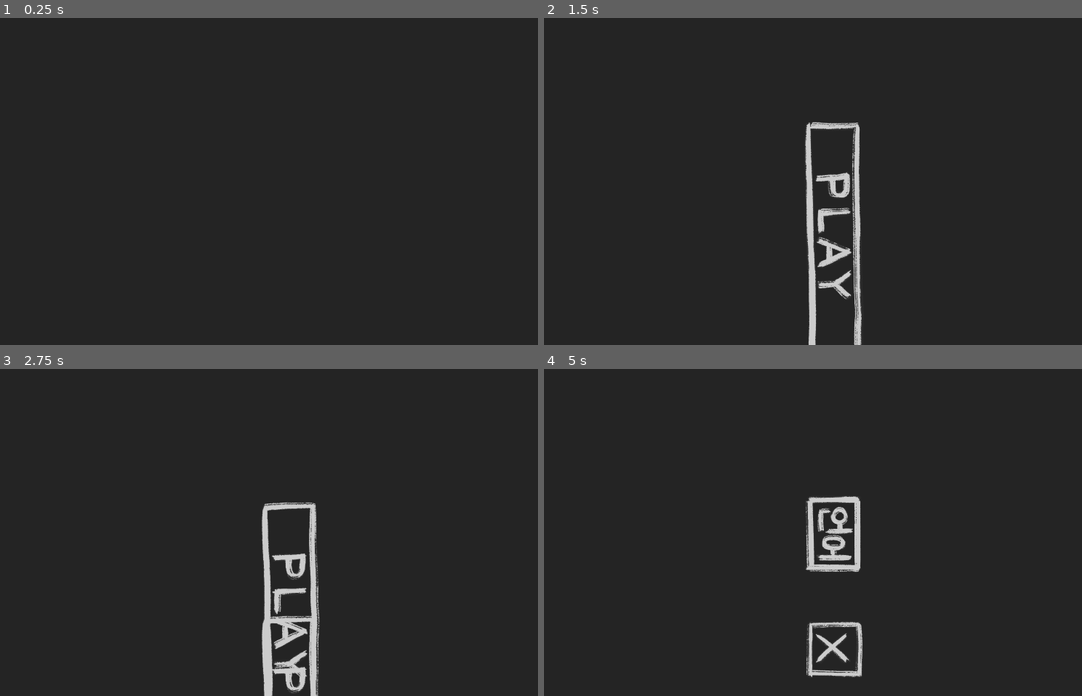
Above: before the commit, frames 1-4 (two rows, left to right).
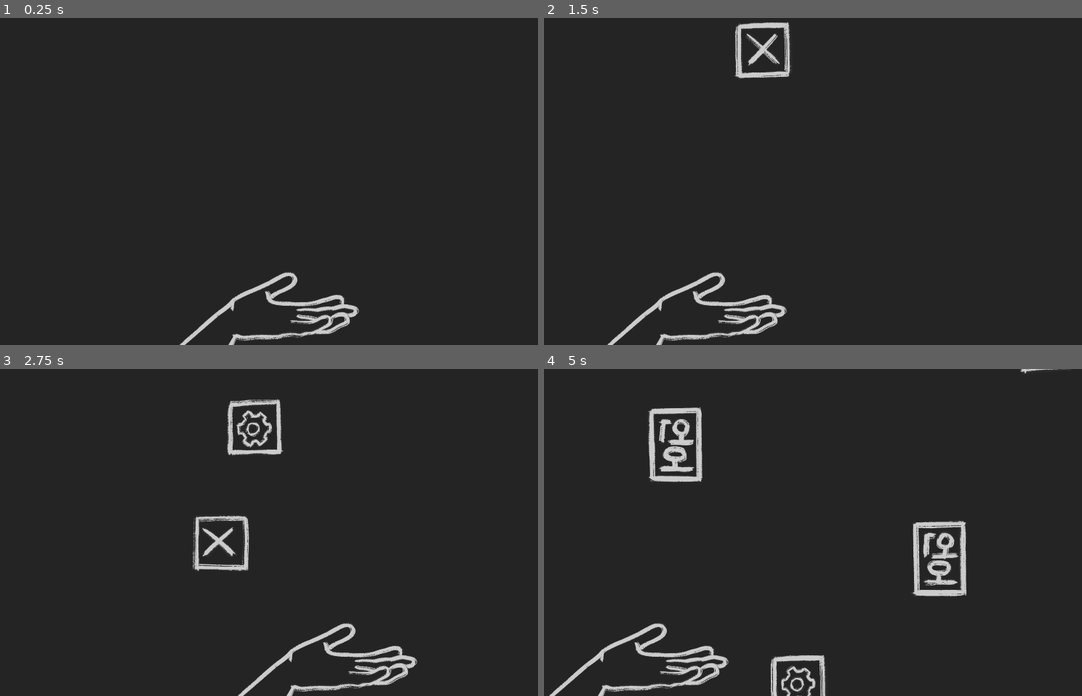
Above: after the commit, the same moments.

Repository: Floxicek/TurnMeOn-PGJ
Game: Godot game, scene res://scenes/levels/level_falling.tscn
Same seed, same stepped clock (60 frames per second), same inputs: the game is played once before the commit and once after it. This scene is started directly instead of the project's main scene.
Inputs (mouse positions are in pixels of both pictures, inside the frame that each line leads up to):
- Up to frame 1 (0.25 s): no input
- Up to frame 2 (1.5 s): tap Enter at 0.5 s; move the mouse to (963, 165) at 0.52 s; hold D (RIGHT) 0.53-1.28 s; tap K (START_KEYBOARD_CONTROL) at 0.6 s; move the mouse to (716, 197) at 1.27 s; hold S (DOWN) from 1.28 s (still down); click (716, 197) at 1.35 s
- Up to frame 3 (2.75 s): move the mouse to (349, 460) at 2.02 s; release S (DOWN) at 2.03 s; hold D (RIGHT) from 2.03 s (still down); tap K (START_KEYBOARD_CONTROL) at 2.1 s
- Up to frame 4 (5 s): move the mouse to (807, 597) at 2.77 s; release D (RIGHT) at 2.78 s; hold W (UP) 2.78-3.53 s; click (807, 597) at 2.85 s; move the mouse to (1006, 581) at 3.52 s; hold A (LEFT) from 3.53 s (still down); tap K (START_KEYBOARD_CONTROL) at 3.6 s; move the mouse to (656, 483) at 4.27 s; click (656, 483) at 4.35 s

The runs differ from the first frame. In frame 1, 1.4% of the frame differs, in the area x 33-67%, y 77-100%; in frame 2, 5.0%; in frame 3, 5.8%; in frame 4, 6.8%, in the area x 0-98%, y 0-100%.

Commit message:
finished falling level

Diff:
--- a/scenes/buttons/mute_button.tscn
+++ b/scenes/buttons/mute_button.tscn
@@ -55,3 +55,4 @@
 
 [connection signal="area_entered" from="." to="." method="_on_area_entered"]
 [connection signal="area_exited" from="." to="." method="_on_area_exited"]
+[connection signal="pressed" from="." to="." method="_on_pressed"]
--- /dev/null
+++ b/scenes/levels/hand.gd
@@ -0,0 +1,15 @@
+extends Area2D
+
+# Called when the node enters the scene tree for the first time.
+func _ready() -> void:
+	pass
+
+
+# Called every frame. 'delta' is the elapsed time since the previous frame.
+func _process(delta: float) -> void:
+	position.x = get_global_mouse_position().x
+
+
+func _on_area_entered(area: Area2D) -> void:
+	if area.is_in_group("SpawnedButtons"):
+		area.pressed.emit()
--- a/scenes/levels/level_falling.gd
+++ b/scenes/levels/level_falling.gd
@@ -10,22 +10,22 @@
 @export var mute_button: PackedScene
 @export var language_button: PackedScene
 var button_prefabs = []
+var play_spawning: bool = false
 
-var spawn_timer = 0
 @export var spawn_delay: float = 1
+
+@export var play_delay: float = 8
 
 # Called when the node enters the scene tree for the first time.
 func _ready() -> void:
-	button_prefabs = [escape_button, settings_button, play_button, mute_button, language_button]
-
+	button_prefabs = [escape_button, settings_button, mute_button, language_button]
+	$PlayTimer.wait_time = play_delay
+	$PlayTimer.start()
+	$SpawnTimer.wait_time = spawn_delay
+	$SpawnTimer.start()
 
 # Called every frame. 'delta' is the elapsed time since the previous frame.
 func _process(delta: float) -> void:
-	spawn_timer += delta
-	if spawn_timer >= spawn_delay:
-		spawn_timer = 0
-		spawn_button()
-
 	for butt in get_children():
 		if butt.is_in_group("SpawnedButtons"):
 			butt.global_position.y += delta*velocity
@@ -35,7 +35,37 @@
 func spawn_button():
 	var index = rng.randi_range(0, len(button_prefabs)-1)
 	var tmp_button = button_prefabs[index].instantiate()
+
+
+	if play_spawning:
+		if index == len(button_prefabs)-1:
+			tmp_button.pressed.connect(push_play_button)
+		else:
+			tmp_button.pressed.connect(push_wrong_button)
+	else:
+		tmp_button.pressed.connect(push_wrong_button)
+
+
+	var spawn_pos = Vector2(rng.randi_range(tmp_button.get_node("CollisionShape2D").shape.size.y/2, 2560 - tmp_button.get_node("CollisionShape2D").shape.size.y/2), -tmp_button.get_node("CollisionShape2D").shape.size.x/2)
 	add_child(tmp_button)
-	tmp_button.set_global_position(Vector2(1280, 720))
+
+	tmp_button.set_global_position(spawn_pos)
 	tmp_button.global_rotation_degrees = 90
+	tmp_button.hover_scale = 1
 	tmp_button.add_to_group("SpawnedButtons")
+
+
+func push_play_button():
+	SceneManager.next_level()
+
+func push_wrong_button():
+	#SceneManager.reloadScene
+	pass
+
+func _on_play_timer_timeout() -> void:
+	button_prefabs.append(play_button)
+	play_spawning = true
+
+
+func _on_spawn_timer_timeout() -> void:
+	spawn_button()
--- a/scenes/levels/level_falling.tscn
+++ b/scenes/levels/level_falling.tscn
@@ -6,6 +6,11 @@
 [ext_resource type="PackedScene" uid="uid://bb0vlrhpg536j" path="res://scenes/buttons/play_button.tscn" id="4_c0be5"]
 [ext_resource type="PackedScene" uid="uid://dr3t7x5prtdu3" path="res://scenes/buttons/mute_button.tscn" id="5_rkgef"]
 [ext_resource type="PackedScene" uid="uid://cguwqv4xmawl2" path="res://scenes/buttons/language_btn_korean.tscn" id="6_4m18o"]
+[ext_resource type="Texture2D" uid="uid://ddowvdaybsy76" path="res://import_pngs/hand/IMG_2337.PNG" id="7_6dmo0"]
+[ext_resource type="Script" path="res://scenes/levels/hand.gd" id="7_y623x"]
+
+[sub_resource type="RectangleShape2D" id="RectangleShape2D_1eg7a"]
+size = Vector2(107.375, 96)
 
 [node name="LevelFalling" type="Node2D" groups=["SpawnedButtons"]]
 script = ExtResource("1_703ih")
@@ -14,3 +19,23 @@
 play_button = ExtResource("4_c0be5")
 mute_button = ExtResource("5_rkgef")
 language_button = ExtResource("6_4m18o")
+
+[node name="SpawnTimer" type="Timer" parent="."]
+
+[node name="PlayTimer" type="Timer" parent="."]
+one_shot = true
+
+[node name="Hand" type="Area2D" parent="." groups=["Cursor"]]
+position = Vector2(1248, 1317)
+script = ExtResource("7_y623x")
+
+[node name="CollisionShape2D" type="CollisionShape2D" parent="Hand"]
+shape = SubResource("RectangleShape2D_1eg7a")
+
+[node name="Sprite2D" type="Sprite2D" parent="Hand"]
+position = Vector2(439, -68)
+texture = ExtResource("7_6dmo0")
+
+[connection signal="timeout" from="SpawnTimer" to="." method="_on_spawn_timer_timeout"]
+[connection signal="timeout" from="PlayTimer" to="." method="_on_play_timer_timeout"]
+[connection signal="area_entered" from="Hand" to="Hand" method="_on_area_entered"]
--- a/scenes/test_tonda.tscn
+++ b/scenes/test_tonda.tscn
@@ -1,10 +1,11 @@
-[gd_scene load_steps=6 format=3 uid="uid://cnvsr20wydde5"]
+[gd_scene load_steps=7 format=3 uid="uid://cnvsr20wydde5"]
 
 [ext_resource type="PackedScene" uid="uid://bjcotyn3r2w3o" path="res://scenes/cursor_object.tscn" id="1_y53kq"]
 [ext_resource type="PackedScene" uid="uid://f0k535wjbhob" path="res://scenes/buttons/escape_button.tscn" id="2_x6i1g"]
 [ext_resource type="PackedScene" uid="uid://cguwqv4xmawl2" path="res://scenes/buttons/language_btn_korean.tscn" id="3_7ynlh"]
 [ext_resource type="PackedScene" uid="uid://bb0vlrhpg536j" path="res://scenes/buttons/play_button.tscn" id="4_jvtjn"]
 [ext_resource type="PackedScene" uid="uid://dofhmkti2cult" path="res://scenes/buttons/settings_button.tscn" id="5_vvkfu"]
+[ext_resource type="PackedScene" uid="uid://dr3t7x5prtdu3" path="res://scenes/buttons/mute_button.tscn" id="6_efgek"]
 
 [node name="Node2D" type="Node2D"]
 
@@ -23,3 +24,6 @@
 
 [node name="SettingsButton" parent="." instance=ExtResource("5_vvkfu")]
 position = Vector2(2400, 1282)
+
+[node name="MuteButton" parent="." instance=ExtResource("6_efgek")]
+position = Vector2(2114, 1284)
--- a/scripts/mute_button.gd
+++ b/scripts/mute_button.gd
@@ -1,26 +1,44 @@
 extends Node2D
 
-class_name Mute_Button
+signal hover_start
+signal hover_stopped
+signal pressed
 
 var is_on: bool = true
+var default_scale = 1.0
+@export_range(.8,1.4) var hover_scale = 1.2
 
 # Called when the node enters the scene tree for the first time.
 func _ready() -> void:
 	$AnimatedSprite2D.play()
 
+func set_default_scale(_scale):
+	default_scale = _scale
+
 # Called every frame. 'delta' is the elapsed time since the previous frame.
 func _process(delta: float) -> void:
 	pass
 
-func push(callable: Callable):
-	$AnimatedSprite2D.play("on_state") if is_on else $AnimatedSprite2D.play("off_state")
-
 
 func _on_area_entered(area: Area2D) -> void:
-	if area.is_in_group("Button"):
-		scale = Vector2(1.2, 1.2)
+	if area.is_in_group("Cursor"):
+		hover_start.emit(area)
+		var tween = get_tree().create_tween()
+		tween.tween_property(self, "scale", Vector2(hover_scale * default_scale, hover_scale * default_scale), .05)
+		tween.set_trans(Tween.TRANS_CUBIC)
 
 
 func _on_area_exited(area: Area2D) -> void:
-	if area.is_in_group("Button"):
-		scale = Vector2(1, 1)
+	if area.is_in_group("Cursor"):
+		hover_stopped.emit(area)
+		var tween = get_tree().create_tween()
+		tween.tween_property(self, "scale", Vector2(default_scale, default_scale), .05)
+		tween.set_trans(Tween.TRANS_CUBIC)
+
+
+func _on_pressed() -> void:
+	if is_on:
+		$AnimatedSprite2D.play("off_state")
+	else:
+		$AnimatedSprite2D.play("on_state")
+	is_on = !is_on
Not shown, added: import_pngs/lightbulb/IMG_2352.PNG.import
Not shown, added: import_pngs/lightbulb/IMG_2353.PNG.import
Not shown, added: import_pngs/lightbulb/IMG_2354.PNG.import
Not shown, added: import_pngs/lightbulb/IMG_2355.PNG.import
Binary file added: import_pngs/periodic_table/IMG_2357.PNG
Not shown, added: import_pngs/periodic_table/IMG_2357.PNG.import
Not shown: 1 places in scenes/levels/level_falling.tscn that only renumber resources
